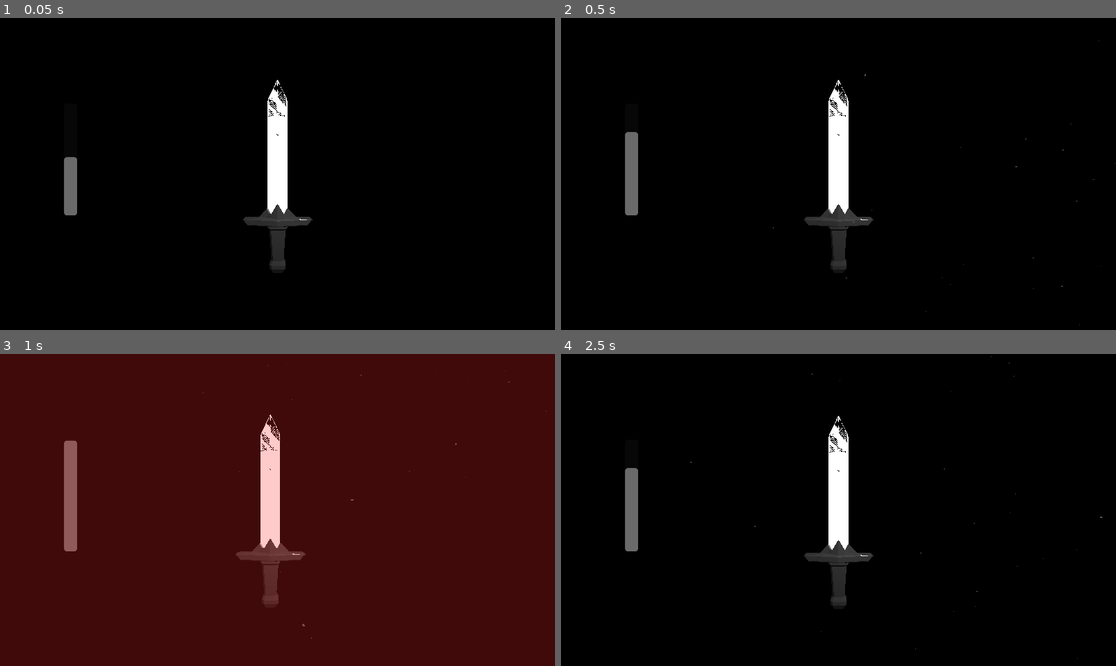
Above: before the commit, frames 1-4 (two rows, left to right).
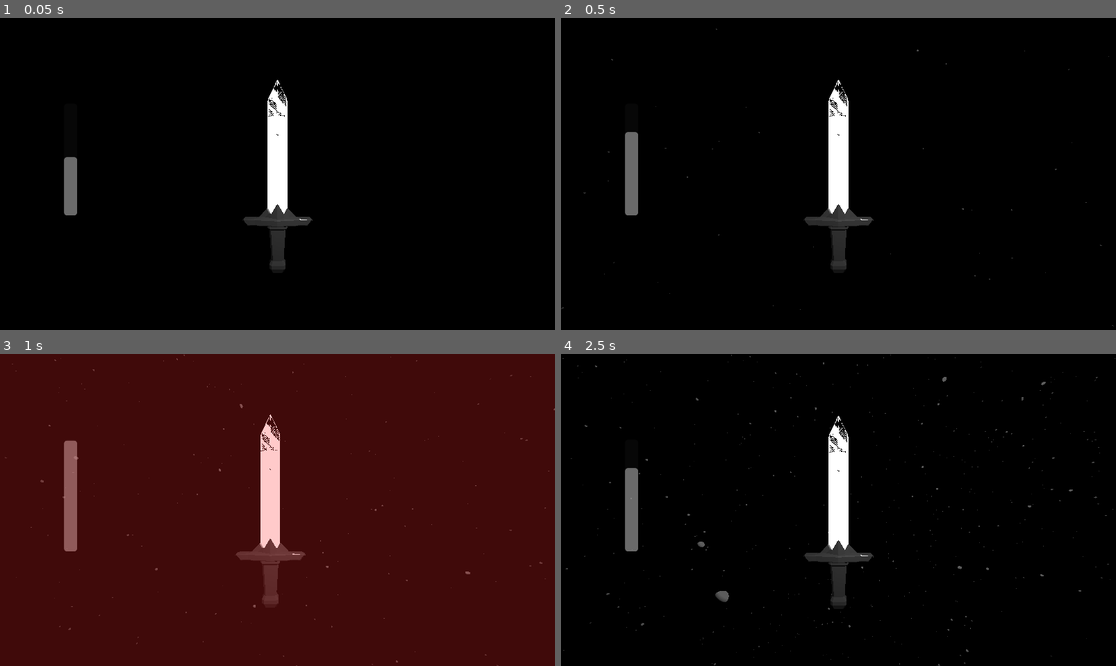
Above: after the commit, the same moments.

Repository: Lukko-Digital/Bladebearer
Game: Godot game, scene res://src/main.tscn
Two runs of this game, one before a commit and one after it. Both use one fixed random seed, a clock stepped at 60 frames per second and the inputs below.
Inputs:
- Up to frame 1 (0.05 s): no input
- Up to frame 2 (0.5 s): no input
- Up to frame 3 (1 s): hold D (right) from 0.53 s (still down); hold Shift (shift) from 0.53 s (still down)
- Up to frame 4 (2.5 s): release D (right) at 1.28 s; release Shift (shift) at 1.28 s; hold S (backward) 1.28-2.03 s; tap Space (space) at 1.35 s; hold D (right) from 2.03 s (still down); hold Shift (shift) from 2.03 s (still down)

Frame 1 is identical in both runs. In frame 2, less than 0.1% of the frame differs, in the area x 0-100%, y 3-99%; in frame 3, 0.1%; in frame 4, 0.4%, in the area x 0-100%, y 0-100%.

Commit message:
create swing arm obj

Diff:
--- /dev/null
+++ b/src/swing_arm.gd
@@ -0,0 +1,2 @@
+extends Node3D
+class_name SwingArm
--- a/src/swing_arm.tscn
+++ b/src/swing_arm.tscn
@@ -1,6 +1,10 @@
-[gd_scene load_steps=5 format=3 uid="uid://xcrmvdctjdpk"]
+[gd_scene load_steps=6 format=3 uid="uid://xcrmvdctjdpk"]
+
+[ext_resource type="Script" path="res://src/swing_arm.gd" id="1_kwg84"]
 
 [sub_resource type="SphereMesh" id="SphereMesh_fi17x"]
+radius = 0.3
+height = 0.6
 
 [sub_resource type="Animation" id="Animation_c7np0"]
 resource_name = "pendulum"
@@ -40,9 +44,11 @@
 }
 
 [node name="SwingArm" type="Node3D"]
+transform = Transform3D(1, 0, 0, 0, 1, 0, 0, 0, 1, 0, 0, 0)
+script = ExtResource("1_kwg84")
 
 [node name="Arm" type="Node3D" parent="."]
-transform = Transform3D(1, 0, 0, 0, 1, 0, 0, 0, 1, 0, 6, 0)
+transform = Transform3D(1, 0, 0, 0, 1, 0, 0, 0, 1, 0, -6, 0)
 
 [node name="MeshInstance3D" type="MeshInstance3D" parent="Arm"]
 mesh = SubResource("SphereMesh_fi17x")
@@ -51,5 +57,4 @@
 libraries = {
 "": SubResource("AnimationLibrary_3sgwu")
 }
-autoplay = "pendulum"
 speed_scale = 0.3
